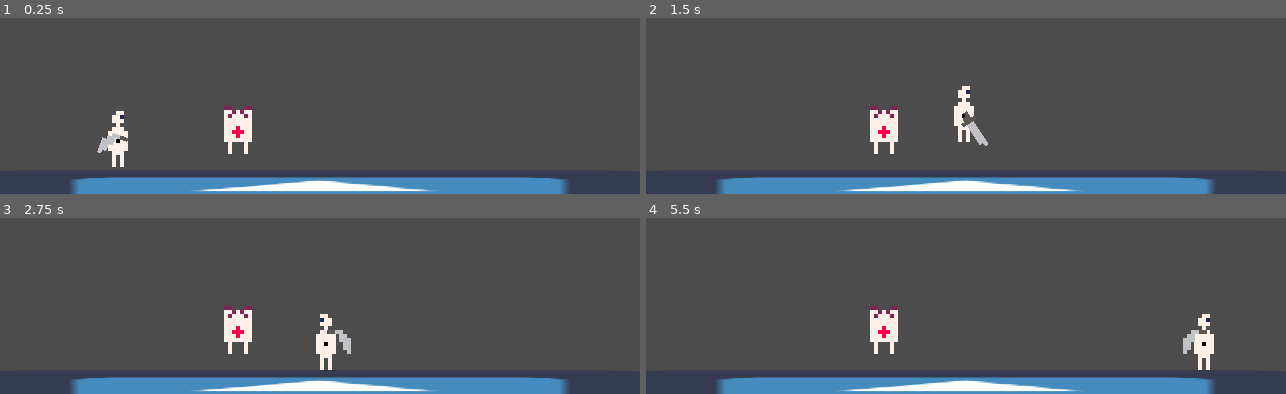
Above: before the commit, frames 1-4 (two rows, left to right).
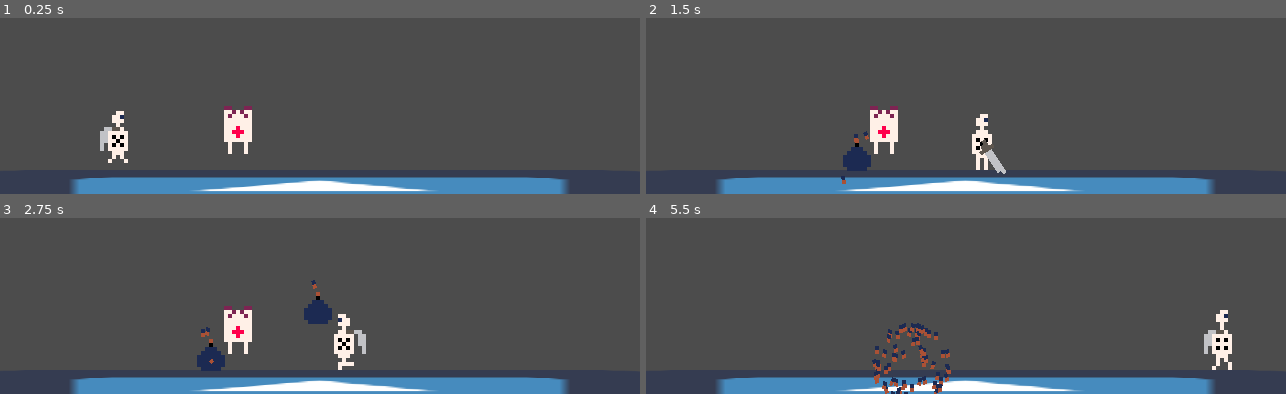
Above: after the commit, the same moments.

Repository: 0megq/Roll-of-the-Dice
Game: Godot game, scene res://Scenes/TestScene.tscn
The game is run twice, just before and just after one commit, with the same random seed, the same clock (stepped at 60 frames per second) and the same inputs. The engine's default icon, where the game draws it, is replaced by a stand-in: a white triangle on a blue panel in a dark square.
Inputs (mouse positions are in pixels of both pictures, inside the frame that each line leads up to):
- Up to frame 1 (0.25 s): no input
- Up to frame 2 (1.5 s): move the mouse to (outside the picture) at 0.52 s; hold Right mouse button (ability, bound only after the commit) 0.53-1.28 s; hold Right (right) from 0.53 s (still down); tap Space (jump) at 0.77 s; move the mouse to (838, 32) at 1.27 s; click (838, 32) at 1.35 s
- Up to frame 3 (2.75 s): tap Space (jump) at 1.52 s; right-click (192, 232) at 1.55 s; move the mouse to (outside the picture) at 2.02 s; release Right (right) at 2.03 s; hold A (left) from 2.03 s (still down); hold Right mouse button (ability, bound only after the commit) from 2.03 s (still down)
- Up to frame 4 (5.5 s): move the mouse to (934, 286) at 2.77 s; release A (left) at 2.78 s; release Right mouse button (ability, bound only after the commit) at 2.78 s; hold Right (right) 2.78-4.28 s; right-click (934, 286) at 2.85 s; tap Space (jump) at 3.02, 3.77, 4.52 s; move the mouse to (1158, 267) at 3.52 s; press the mouse at (1158, 267) at 3.53 s; right-click (1158, 267) at 3.8 s; move the mouse to (outside the picture) at 4.27 s; release the mouse at (outside the picture) at 4.28 s; hold A (left) 4.28-5.03 s; right-click (outside the picture) at 4.35 s; move the mouse to (outside the picture) at 5.02 s; hold Right (right) from 5.03 s (still down); hold Right mouse button (ability, bound only after the commit) from 5.03 s (still down)

The runs differ from the first frame. In frame 1, 0.4% of the frame differs, in the area x 15-20%, y 61-85%; in frame 2, 1.9%; in frame 3, 2.4%; in frame 4, 3.6%, in the area x 35-92%, y 50-100%.

Commit message:
Some progress
WOOOOOOOO ANIMATIOSN ADN BOMBS

Diff:
--- /dev/null
+++ b/Scenes/Bomb.gd
@@ -0,0 +1,15 @@
+extends RigidBody2D
+
+
+export var throw_speed: float
+var player: Player
+
+
+func _ready() -> void:
+	player = get_parent().find_node("Player")
+	yield(get_tree().create_timer(0.5), "timeout")
+	$AnimationPlayer.play("Ignite")
+	$AnimationPlayer.queue("Explode")
+
+func _on_BlastRadius_body_entered(body: Node) -> void:
+	player.kill(body)
--- /dev/null
+++ b/Scenes/Bomb.tscn
@@ -0,0 +1,239 @@
+[gd_scene load_steps=10 format=2]
+
+[ext_resource path="res://Scenes/Bomb.gd" type="Script" id=1]
+[ext_resource path="res://Art/BombSpriteSheet.png" type="Texture" id=2]
+
+[sub_resource type="RectangleShape2D" id=7]
+extents = Vector2( 7, 8 )
+
+[sub_resource type="Animation" id=2]
+resource_name = "Explode"
+length = 0.7
+step = 0.05
+tracks/0/type = "value"
+tracks/0/path = NodePath("Sprite:frame")
+tracks/0/interp = 1
+tracks/0/loop_wrap = true
+tracks/0/imported = false
+tracks/0/enabled = true
+tracks/0/keys = {
+"times": PoolRealArray( 0, 0.05, 0.15 ),
+"transitions": PoolRealArray( 1, 1, 1 ),
+"update": 1,
+"values": [ 0, 1, 2 ]
+}
+tracks/1/type = "value"
+tracks/1/path = NodePath("Ignite:emitting")
+tracks/1/interp = 1
+tracks/1/loop_wrap = true
+tracks/1/imported = false
+tracks/1/enabled = true
+tracks/1/keys = {
+"times": PoolRealArray( 0, 0.05 ),
+"transitions": PoolRealArray( 1, 1 ),
+"update": 1,
+"values": [ true, false ]
+}
+tracks/2/type = "value"
+tracks/2/path = NodePath("Explode:emitting")
+tracks/2/interp = 1
+tracks/2/loop_wrap = true
+tracks/2/imported = false
+tracks/2/enabled = true
+tracks/2/keys = {
+"times": PoolRealArray( 0.3 ),
+"transitions": PoolRealArray( 1 ),
+"update": 1,
+"values": [ true ]
+}
+tracks/3/type = "method"
+tracks/3/path = NodePath(".")
+tracks/3/interp = 1
+tracks/3/loop_wrap = true
+tracks/3/imported = false
+tracks/3/enabled = true
+tracks/3/keys = {
+"times": PoolRealArray( 0.7 ),
+"transitions": PoolRealArray( 1 ),
+"values": [ {
+"args": [  ],
+"method": "queue_free"
+} ]
+}
+tracks/4/type = "value"
+tracks/4/path = NodePath("Sprite:visible")
+tracks/4/interp = 1
+tracks/4/loop_wrap = true
+tracks/4/imported = false
+tracks/4/enabled = true
+tracks/4/keys = {
+"times": PoolRealArray( 0, 0.3 ),
+"transitions": PoolRealArray( 1, 1 ),
+"update": 1,
+"values": [ true, false ]
+}
+tracks/5/type = "value"
+tracks/5/path = NodePath("BlastRadius/CollisionShape2D:disabled")
+tracks/5/interp = 1
+tracks/5/loop_wrap = true
+tracks/5/imported = false
+tracks/5/enabled = true
+tracks/5/keys = {
+"times": PoolRealArray( 0, 0.3 ),
+"transitions": PoolRealArray( 1, 1 ),
+"update": 1,
+"values": [ true, false ]
+}
+tracks/6/type = "value"
+tracks/6/path = NodePath("CollisionShape2D:disabled")
+tracks/6/interp = 1
+tracks/6/loop_wrap = true
+tracks/6/imported = false
+tracks/6/enabled = true
+tracks/6/keys = {
+"times": PoolRealArray( 0, 0.3 ),
+"transitions": PoolRealArray( 1, 1 ),
+"update": 1,
+"values": [ false, true ]
+}
+
+[sub_resource type="AtlasTexture" id=3]
+atlas = ExtResource( 2 )
+region = Rect2( 67, 5, 1, 2 )
+
+[sub_resource type="AtlasTexture" id=4]
+atlas = ExtResource( 2 )
+region = Rect2( 97, 5, 1, 2 )
+
+[sub_resource type="Animation" id=5]
+resource_name = "Ignite"
+length = 2.0
+step = 0.05
+tracks/0/type = "value"
+tracks/0/path = NodePath("Ignite:emitting")
+tracks/0/interp = 1
+tracks/0/loop_wrap = true
+tracks/0/imported = false
+tracks/0/enabled = true
+tracks/0/keys = {
+"times": PoolRealArray( 0 ),
+"transitions": PoolRealArray( 1 ),
+"update": 1,
+"values": [ true ]
+}
+tracks/1/type = "value"
+tracks/1/path = NodePath("Sprite:frame")
+tracks/1/interp = 1
+tracks/1/loop_wrap = true
+tracks/1/imported = false
+tracks/1/enabled = true
+tracks/1/keys = {
+"times": PoolRealArray( 0, 0.5, 0.9, 1.3, 1.55, 1.7, 1.85, 1.9, 1.95 ),
+"transitions": PoolRealArray( 1, 1, 1, 1, 1, 1, 1, 1, 1 ),
+"update": 1,
+"values": [ 0, 5, 0, 5, 0, 5, 0, 5, 0 ]
+}
+tracks/2/type = "value"
+tracks/2/path = NodePath("Ignite:texture")
+tracks/2/interp = 1
+tracks/2/loop_wrap = true
+tracks/2/imported = false
+tracks/2/enabled = true
+tracks/2/keys = {
+"times": PoolRealArray( 0, 0.5, 0.9, 1.3, 1.55, 1.7, 1.85, 1.9, 1.95 ),
+"transitions": PoolRealArray( 1, 1, 1, 1, 1, 1, 1, 1, 1 ),
+"update": 1,
+"values": [ SubResource( 3 ), SubResource( 4 ), SubResource( 3 ), SubResource( 4 ), SubResource( 3 ), SubResource( 4 ), SubResource( 3 ), SubResource( 4 ), SubResource( 3 ) ]
+}
+tracks/3/type = "value"
+tracks/3/path = NodePath("BlastRadius/CollisionShape2D:disabled")
+tracks/3/interp = 1
+tracks/3/loop_wrap = true
+tracks/3/imported = false
+tracks/3/enabled = true
+tracks/3/keys = {
+"times": PoolRealArray( 0 ),
+"transitions": PoolRealArray( 1 ),
+"update": 1,
+"values": [ true ]
+}
+tracks/4/type = "value"
+tracks/4/path = NodePath("Sprite:visible")
+tracks/4/interp = 1
+tracks/4/loop_wrap = true
+tracks/4/imported = false
+tracks/4/enabled = true
+tracks/4/keys = {
+"times": PoolRealArray( 0 ),
+"transitions": PoolRealArray( 1 ),
+"update": 1,
+"values": [ true ]
+}
+
+[sub_resource type="AtlasTexture" id=6]
+atlas = ExtResource( 2 )
+region = Rect2( 67, 5, 1, 2 )
+
+[sub_resource type="CircleShape2D" id=8]
+radius = 29.0
+
+[node name="Bomb" type="RigidBody2D"]
+collision_layer = 4
+collision_mask = 7
+mode = 2
+gravity_scale = 7.0
+script = ExtResource( 1 )
+throw_speed = 150.0
+
+[node name="CollisionShape2D" type="CollisionShape2D" parent="."]
+position = Vector2( 0, -2 )
+shape = SubResource( 7 )
+
+[node name="AnimationPlayer" type="AnimationPlayer" parent="."]
+anims/Explode = SubResource( 2 )
+anims/Ignite = SubResource( 5 )
+
+[node name="Sprite" type="Sprite" parent="."]
+position = Vector2( 1, 0 )
+scale = Vector2( 2, 2 )
+texture = ExtResource( 2 )
+hframes = 7
+
+[node name="Ignite" type="CPUParticles2D" parent="."]
+position = Vector2( 0, -10.0992 )
+scale = Vector2( 2, 2 )
+amount = 4
+randomness = 1.0
+texture = SubResource( 3 )
+direction = Vector2( 0, -1 )
+spread = 30.0
+initial_velocity = 19.56
+angular_velocity = -105.69
+angular_velocity_random = 1.0
+
+[node name="Explode" type="CPUParticles2D" parent="."]
+scale = Vector2( 2, 2 )
+emitting = false
+amount = 100
+lifetime = 0.3
+one_shot = true
+explosiveness = 1.0
+randomness = 1.0
+lifetime_randomness = 1.0
+texture = SubResource( 6 )
+emission_shape = 1
+emission_sphere_radius = 8.98
+gravity = Vector2( 0, 0 )
+angular_velocity = 150.0
+angular_velocity_random = 1.0
+radial_accel = 100.0
+
+[node name="BlastRadius" type="Area2D" parent="."]
+collision_layer = 0
+collision_mask = 2
+
+[node name="CollisionShape2D" type="CollisionShape2D" parent="BlastRadius"]
+shape = SubResource( 8 )
+disabled = true
+
+[connection signal="body_entered" from="BlastRadius" to="." method="_on_BlastRadius_body_entered"]
--- a/Scenes/Enemy.tscn
+++ b/Scenes/Enemy.tscn
@@ -11,7 +11,7 @@
 length = 0.5
 loop = true
 tracks/0/type = "value"
-tracks/0/path = NodePath("PlayerSprite:frame_coords")
+tracks/0/path = NodePath("Sprite:frame_coords")
 tracks/0/interp = 1
 tracks/0/loop_wrap = true
 tracks/0/imported = false
@@ -24,13 +24,13 @@
 }
 
 [node name="Enemy" type="KinematicBody2D" groups=["Enemy"]]
-collision_layer = 3
+collision_layer = 2
 script = ExtResource( 1 )
 
 [node name="CollisionShape2D" type="CollisionShape2D" parent="."]
 shape = SubResource( 2 )
 
-[node name="PlayerSprite" type="Sprite" parent="."]
+[node name="Sprite" type="Sprite" parent="."]
 position = Vector2( -1, 0 )
 scale = Vector2( 2, 2 )
 texture = ExtResource( 2 )
--- a/Scenes/Player.tscn
+++ b/Scenes/Player.tscn
@@ -1,49 +1,175 @@
 [gd_scene load_steps=13 format=2]
 
-[ext_resource path="res://Art/PlayerSpritesheet-Sheet.png" type="Texture" id=1]
+[ext_resource path="res://Art/PlayerSpriteSheet.png" type="Texture" id=1]
 [ext_resource path="res://Scripts/Player.gd" type="Script" id=2]
 [ext_resource path="res://Scenes/Sword.tscn" type="PackedScene" id=3]
 [ext_resource path="res://Art/PlayerBodySpriteSheet.png" type="Texture" id=4]
+[ext_resource path="res://Scenes/Bomb.tscn" type="PackedScene" id=5]
 
 [sub_resource type="RectangleShape2D" id=1]
 extents = Vector2( 5, 14 )
 
 [sub_resource type="Animation" id=6]
 resource_name = "Fall"
+length = 0.001
+tracks/0/type = "value"
+tracks/0/path = NodePath("PlayerSprite:frame")
+tracks/0/interp = 1
+tracks/0/loop_wrap = true
+tracks/0/imported = false
+tracks/0/enabled = true
+tracks/0/keys = {
+"times": PoolRealArray( 0 ),
+"transitions": PoolRealArray( 1 ),
+"update": 1,
+"values": [ 16 ]
+}
+tracks/1/type = "value"
+tracks/1/path = NodePath("Sword/SwordSprite:position")
+tracks/1/interp = 1
+tracks/1/loop_wrap = true
+tracks/1/imported = false
+tracks/1/enabled = true
+tracks/1/keys = {
+"times": PoolRealArray( 0 ),
+"transitions": PoolRealArray( 1 ),
+"update": 0,
+"values": [ Vector2( -8, 6 ) ]
+}
+tracks/2/type = "value"
+tracks/2/path = NodePath("BodySprite:position")
+tracks/2/interp = 1
+tracks/2/loop_wrap = true
+tracks/2/imported = false
+tracks/2/enabled = true
+tracks/2/keys = {
+"times": PoolRealArray( 0 ),
+"transitions": PoolRealArray( 1 ),
+"update": 0,
+"values": [ Vector2( 0, 0 ) ]
+}
 
 [sub_resource type="Animation" id=3]
 resource_name = "Idle"
-length = 0.05
-step = 0.01
-tracks/0/type = "animation"
-tracks/0/path = NodePath("Sword/AnimationPlayer")
-tracks/0/interp = 1
-tracks/0/loop_wrap = true
-tracks/0/imported = false
-tracks/0/enabled = true
-tracks/0/keys = {
-"clips": PoolStringArray( "Holding" ),
-"times": PoolRealArray( 0 )
+length = 0.6
+loop = true
+step = 0.05
+tracks/0/type = "value"
+tracks/0/path = NodePath("PlayerSprite:frame")
+tracks/0/interp = 1
+tracks/0/loop_wrap = true
+tracks/0/imported = false
+tracks/0/enabled = true
+tracks/0/keys = {
+"times": PoolRealArray( 0, 0.2, 0.45 ),
+"transitions": PoolRealArray( 1, 1, 1 ),
+"update": 1,
+"values": [ 1, 2, 4 ]
+}
+tracks/1/type = "value"
+tracks/1/path = NodePath("BodySprite:position")
+tracks/1/interp = 1
+tracks/1/loop_wrap = true
+tracks/1/imported = false
+tracks/1/enabled = true
+tracks/1/keys = {
+"times": PoolRealArray( 0, 0.2 ),
+"transitions": PoolRealArray( 1, 1 ),
+"update": 1,
+"values": [ Vector2( 0, 0 ), Vector2( 0, -2 ) ]
+}
+tracks/2/type = "value"
+tracks/2/path = NodePath("Sword/SwordSprite:position")
+tracks/2/interp = 1
+tracks/2/loop_wrap = true
+tracks/2/imported = false
+tracks/2/enabled = true
+tracks/2/keys = {
+"times": PoolRealArray( 0, 0.2 ),
+"transitions": PoolRealArray( 1, 1 ),
+"update": 1,
+"values": [ Vector2( -8, 6 ), Vector2( -8, 4 ) ]
 }
 
 [sub_resource type="Animation" id=7]
 resource_name = "Jump"
+length = 0.35
+step = 0.05
+tracks/0/type = "value"
+tracks/0/path = NodePath("PlayerSprite:frame")
+tracks/0/interp = 1
+tracks/0/loop_wrap = true
+tracks/0/imported = false
+tracks/0/enabled = true
+tracks/0/keys = {
+"times": PoolRealArray( 0, 0.3 ),
+"transitions": PoolRealArray( 1, 1 ),
+"update": 1,
+"values": [ 14, 15 ]
+}
+tracks/1/type = "value"
+tracks/1/path = NodePath("BodySprite:position")
+tracks/1/interp = 1
+tracks/1/loop_wrap = true
+tracks/1/imported = false
+tracks/1/enabled = true
+tracks/1/keys = {
+"times": PoolRealArray( 0 ),
+"transitions": PoolRealArray( 1 ),
+"update": 1,
+"values": [ Vector2( 0, 0 ) ]
+}
+tracks/2/type = "value"
+tracks/2/path = NodePath("Sword/SwordSprite:position")
+tracks/2/interp = 1
+tracks/2/loop_wrap = true
+tracks/2/imported = false
+tracks/2/enabled = true
+tracks/2/keys = {
+"times": PoolRealArray( 0 ),
+"transitions": PoolRealArray( 1 ),
+"update": 1,
+"values": [ Vector2( -8, 6 ) ]
+}
 
 [sub_resource type="Animation" id=8]
 resource_name = "Land"
-
-[sub_resource type="Animation" id=2]
-resource_name = "Melee"
-length = 0.2
-tracks/0/type = "animation"
-tracks/0/path = NodePath("Sword/AnimationPlayer")
-tracks/0/interp = 1
-tracks/0/loop_wrap = true
-tracks/0/imported = false
-tracks/0/enabled = true
-tracks/0/keys = {
-"clips": PoolStringArray( "Swing" ),
-"times": PoolRealArray( 0 )
+length = 0.4
+tracks/0/type = "value"
+tracks/0/path = NodePath("PlayerSprite:frame")
+tracks/0/interp = 1
+tracks/0/loop_wrap = true
+tracks/0/imported = false
+tracks/0/enabled = true
+tracks/0/keys = {
+"times": PoolRealArray( 0, 0.1, 0.3 ),
+"transitions": PoolRealArray( 1, 1, 1 ),
+"update": 1,
+"values": [ 17, 18, 19 ]
+}
+tracks/1/type = "value"
+tracks/1/path = NodePath("Sword/SwordSprite:position")
+tracks/1/interp = 1
+tracks/1/loop_wrap = true
+tracks/1/imported = false
+tracks/1/enabled = true
+tracks/1/keys = {
+"times": PoolRealArray( 0, 0.3 ),
+"transitions": PoolRealArray( 1, 1 ),
+"update": 1,
+"values": [ Vector2( -8, 8 ), Vector2( -8, 6 ) ]
+}
+tracks/2/type = "value"
+tracks/2/path = NodePath("BodySprite:position")
+tracks/2/interp = 1
+tracks/2/loop_wrap = true
+tracks/2/imported = false
+tracks/2/enabled = true
+tracks/2/keys = {
+"times": PoolRealArray( 0, 0.3 ),
+"transitions": PoolRealArray( 1, 1 ),
+"update": 1,
+"values": [ Vector2( 0, 2 ), Vector2( 0, 0 ) ]
 }
 
 [sub_resource type="Animation" id=5]
@@ -63,10 +189,51 @@
 
 [sub_resource type="Animation" id=4]
 resource_name = "Walk"
-
-[node name="Player" type="KinematicBody2D"]
+length = 0.6
+loop = true
+step = 0.05
+tracks/0/type = "value"
+tracks/0/path = NodePath("PlayerSprite:frame")
+tracks/0/interp = 1
+tracks/0/loop_wrap = true
+tracks/0/imported = false
+tracks/0/enabled = true
+tracks/0/keys = {
+"times": PoolRealArray( 0, 0.15, 0.3, 0.45 ),
+"transitions": PoolRealArray( 1, 1, 1, 1 ),
+"update": 1,
+"values": [ 5, 6, 7, 8 ]
+}
+tracks/1/type = "value"
+tracks/1/path = NodePath("BodySprite:position")
+tracks/1/interp = 1
+tracks/1/loop_wrap = true
+tracks/1/imported = false
+tracks/1/enabled = true
+tracks/1/keys = {
+"times": PoolRealArray( 0, 0.15, 0.3 ),
+"transitions": PoolRealArray( 1, 1, 1 ),
+"update": 1,
+"values": [ Vector2( 0, 0 ), Vector2( 0, -2 ), Vector2( 0, 0 ) ]
+}
+tracks/2/type = "value"
+tracks/2/path = NodePath("Sword/SwordSprite:position")
+tracks/2/interp = 1
+tracks/2/loop_wrap = true
+tracks/2/imported = false
+tracks/2/enabled = true
+tracks/2/keys = {
+"times": PoolRealArray( 0, 0.15, 0.3 ),
+"transitions": PoolRealArray( 1, 1, 1 ),
+"update": 1,
+"values": [ Vector2( -8, 6 ), Vector2( -8, 4 ), Vector2( -8, 6 ) ]
+}
+
+[node name="Player" type="KinematicBody2D" groups=["Player"]]
+collision_layer = 0
 script = ExtResource( 2 )
 sprite_path = NodePath("PlayerSprite")
+body_sprite_path = NodePath("BodySprite")
 sword_path = NodePath("Sword")
 move_speed = 120.0
 move_acc = 20.0
@@ -78,6 +245,9 @@
 anim_player_path = NodePath("AnimationPlayer")
 sword_anim_player_path = NodePath("Sword/AnimationPlayer")
 melee_speed = 0.2
+bomb_scene = ExtResource( 5 )
+throw_direction = Vector2( 1, -1 )
+bomb_cooldown = 1.0
 
 [node name="CollisionShape2D" type="CollisionShape2D" parent="."]
 position = Vector2( -1, 0 )
@@ -87,8 +257,10 @@
 scale = Vector2( 2, 2 )
 texture = ExtResource( 1 )
 hframes = 20
+frame = 18
 
 [node name="BodySprite" type="Sprite" parent="."]
+position = Vector2( 0, 2 )
 scale = Vector2( 2, 2 )
 texture = ExtResource( 4 )
 offset = Vector2( 0, 1 )
@@ -99,7 +271,6 @@
 anims/Idle = SubResource( 3 )
 anims/Jump = SubResource( 7 )
 anims/Land = SubResource( 8 )
-anims/Melee = SubResource( 2 )
 anims/RESET = SubResource( 5 )
 anims/Walk = SubResource( 4 )
 
--- a/Scripts/Enemy.gd
+++ b/Scripts/Enemy.gd
@@ -11,6 +11,6 @@
 	pass # Replace with function body.
 
 
-# Called every frame. 'delta' is the elapsed time since the previous frame.
-#func _process(delta: float) -> void:
-#	pass
+func die() -> void:
+	print("enemy killed")
+	queue_free()
--- a/Scripts/Player.gd
+++ b/Scripts/Player.gd
@@ -5,13 +5,17 @@
 var x_input: int = 0
 var jump_input: int = 0
 var melee_input: int = 0
+var ability_input: int = 0
 
 #General
 var velocity: Vector2 = Vector2.ZERO
 export var sprite_path: NodePath
 onready var sprite: Sprite = get_node(sprite_path)
+export var body_sprite_path: NodePath
+onready var body_sprite: Sprite = get_node(body_sprite_path)
 export var sword_path: NodePath
 onready var sword: Area2D = get_node(sword_path)
+var rng = RandomNumberGenerator.new()
 
 #Movement
 export var move_speed: float
@@ -39,17 +43,33 @@
 onready var anim_player: AnimationPlayer = get_node(anim_player_path)
 export var sword_anim_player_path: NodePath
 onready var sword_anim_player: AnimationPlayer = get_node(sword_anim_player_path)
+var state: int = 0
+enum State {IDLE, WALK, JUMP, LAND, FALL}
 
 #Look
-var looking_right: bool = true
+var looking_right: int = 1
 
 #Melee
 export var melee_speed: float
 var can_melee: bool = true
 
-
-#func _ready() -> void:
-#	sword_anim_player.play("Hold")
+#Ability
+var current_roll: int = 5
+#1
+#2
+#3
+#4
+#5
+export var bomb_scene: PackedScene
+export var throw_direction: Vector2
+export var bomb_cooldown: float
+var can_throw_bomb: bool = true
+#6
+
+
+func _ready() -> void:
+	sword_anim_player.play("Hold")
+	rng.randomize()
 
 
 func _physics_process(delta: float) -> void:
@@ -57,12 +77,73 @@
 	move(delta)
 	look()
 	sword()
+	ability()
 	animations()
 
 
 func animations() -> void:
-	#Idle, Fall, Land
-	pass
+	if velocity.y < 0:
+		state = State.JUMP
+	elif velocity.y > 0.2:
+		state = State.FALL
+	elif abs(velocity.x) > 0.1:
+		state = State.WALK
+	elif velocity.x < 0.1 && state == State.FALL && is_on_floor():
+		state = State.LAND
+	else:
+		state = State.IDLE
+
+	match state:
+		State.JUMP:
+			anim_player.play("Jump")
+		State.FALL:
+			anim_player.play("Fall")
+		State.WALK:
+			anim_player.play("Walk")
+		State.IDLE:
+			if anim_player.current_animation == "Walk":
+				anim_player.play("Idle")
+			else:
+				anim_player.queue("Idle")
+		State.LAND:
+			anim_player.play("Land")
+
+	body_sprite.frame = current_roll - 1
+
+
+func ability() -> void:
+	if ability_input:
+		match current_roll:
+			1:
+				print("1")
+			2:
+				print("2")
+			3:
+				print("3")
+			4:
+				print("4")
+			5:
+				if can_throw_bomb:
+					can_throw_bomb = false
+					throw_bomb()
+					yield(get_tree().create_timer(bomb_cooldown), "timeout")
+					can_throw_bomb = true
+			6:
+				print("6")
+
+
+func throw_bomb() -> void:
+	var bomb: RigidBody2D = bomb_scene.instance()
+	get_parent().add_child(bomb)
+	var direction = Vector2(throw_direction.x * looking_right, throw_direction.y)
+	bomb.global_position = self.position + direction
+	var bomb_velocity: Vector2 = bomb.throw_speed * direction + velocity * 0.5
+	bomb.linear_velocity = bomb_velocity
+
+
+func kill(body: Node) -> void:
+	body.die()
+	current_roll = rng.randi_range(1,6)
 
 
 func sword() -> void:
@@ -77,9 +158,11 @@
 
 func look() -> void:
 	if velocity.x >= 0:
+		looking_right = 1
 		sprite.flip_h = false
 		sword.scale.x = 1
 	else:
+		looking_right = -1
 		sprite.flip_h = true
 		sword.scale.x = -1
 
@@ -148,6 +231,7 @@
 	x_input = 0
 	jump_input = 0
 	melee_input = 0
+	ability_input = 0
 
 	#Horizontal
 	if Input.is_action_pressed("right"):
@@ -160,9 +244,11 @@
 	#Melee
 	if Input.is_action_pressed("melee"):
 		melee_input = 1
+	#Ability
+	if Input.is_action_pressed("ability"):
+		ability_input = 1
 
 
 func _on_Sword_body_entered(body: Node) -> void:
 	if body.is_in_group("Enemy"):
-		#body.damage() NEED TO IMPLEMENT
-		print("enemy")
+		kill(body)
--- a/project.godot
+++ b/project.godot
@@ -69,6 +69,17 @@
 "events": [ Object(InputEventMouseButton,"resource_local_to_scene":false,"resource_name":"","device":0,"alt":false,"shi …(212 unchanged characters)…
  ]
 }
+ability={
+"deadzone": 0.5,
+"events": [ Object(InputEventMouseButton,"resource_local_to_scene":false,"resource_name":"","device":0,"alt":false,"shift":false,"control":false,"meta":false,"command":false,"button_mask":0,"position":Vector2( 0, 0 ),"global_position":Vector2( 0, 0 ),"factor":1.0,"button_index":2,"pressed":false,"doubleclick":false,"script":null)
+ ]
+}
+
+[layer_names]
+
+2d_physics/layer_1="Ground"
+2d_physics/layer_2="Enemy"
+2d_physics/layer_3="Bomb"
 
 [physics]
 
Binary file added: Art/BombSpriteSheet.aseprite
Binary file added: Art/BombSpriteSheet.png
Not shown, changed: Art/BombSpriteSheet.png.import
Binary file changed: Art/PlayerBodySpriteSheet.aseprite
Binary file changed: Art/PlayerBodySpriteSheet.png
Binary file added: Art/PlayerSpriteSheet.png
Not shown, added: Art/PlayerSpriteSheet.png.import
Binary file changed: Art/Spritesheet.aseprite
Binary file removed: Art/Spritesheet.png
Binary file changed: Art/SwordSheet.aseprite
Binary file changed: Art/SwordSheet.png
Binary file changed: Art/testing file.aseprite
